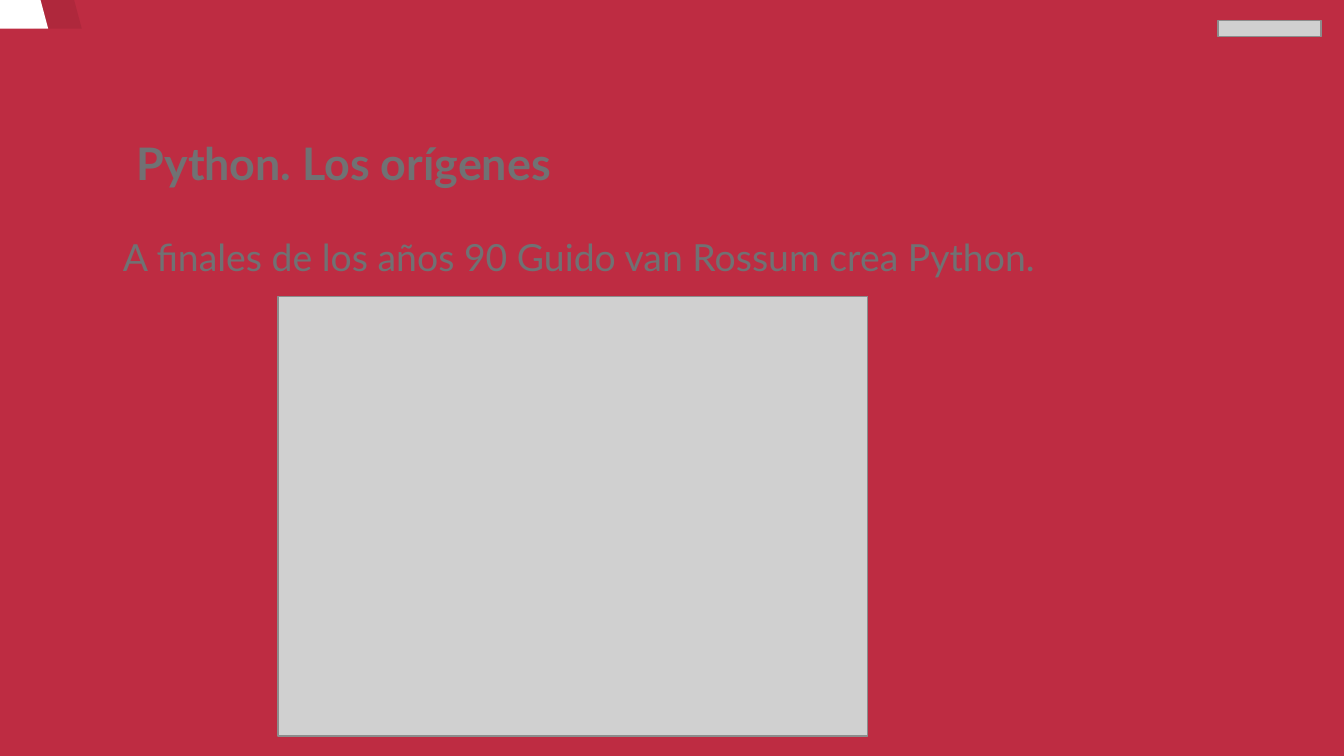
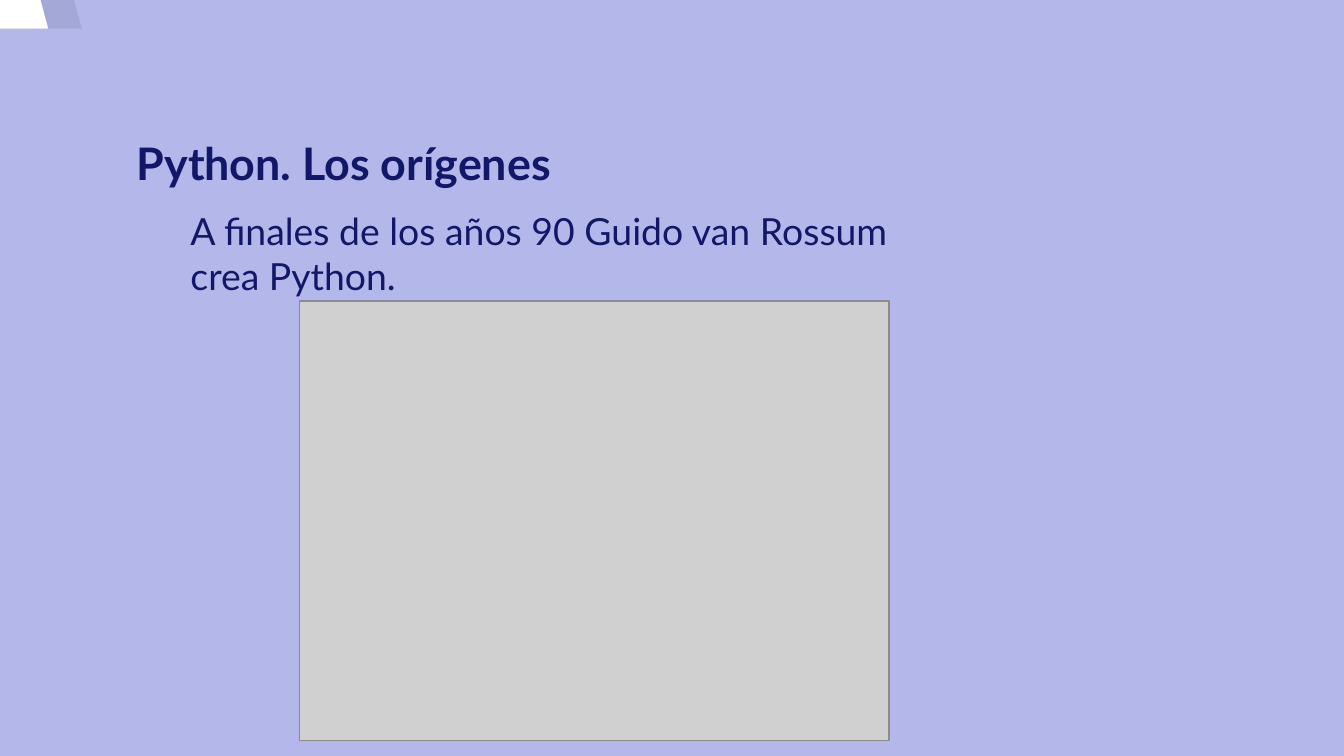
Before and after one commit to josedom24/curso_python3, a slide deck: slide 4 of curso/u1/u1.odp. Drawn at 1344x756 pixels with LibreOffice and Linux fonts; fonts in the diff are those of the drawing; grey boxes stand for pictures. Boxes give left, top, right and bottom in pixels: in the first picture for what was removed or moved away, otherwise in the second. Text is boxed around its words. In the diff, an @@ line names an element or a change of style, - is before the commit and + after.

```diff
--- a/curso/u1/u1.odp
+++ b/curso/u1/u1.odp
@@ background #BE2C42 to #B3B7E9 @@
@@ picture removed at [1218,20,1321,36] @@
@@ title added at [137,146,551,188], 24 pt, text #121867, bold @@
+Python. Los orígenes
@@ text added at [190,217,887,297], 20 pt, text #121867 @@
+A finales de los años 90 Guido van Rossum crea Python.
@@ picture: place and size @@
-picture at [278,296,868,735]
+picture at [300,301,890,741]
```
Also in this commit, not shown: 10 other slides changed, 1 other file.
